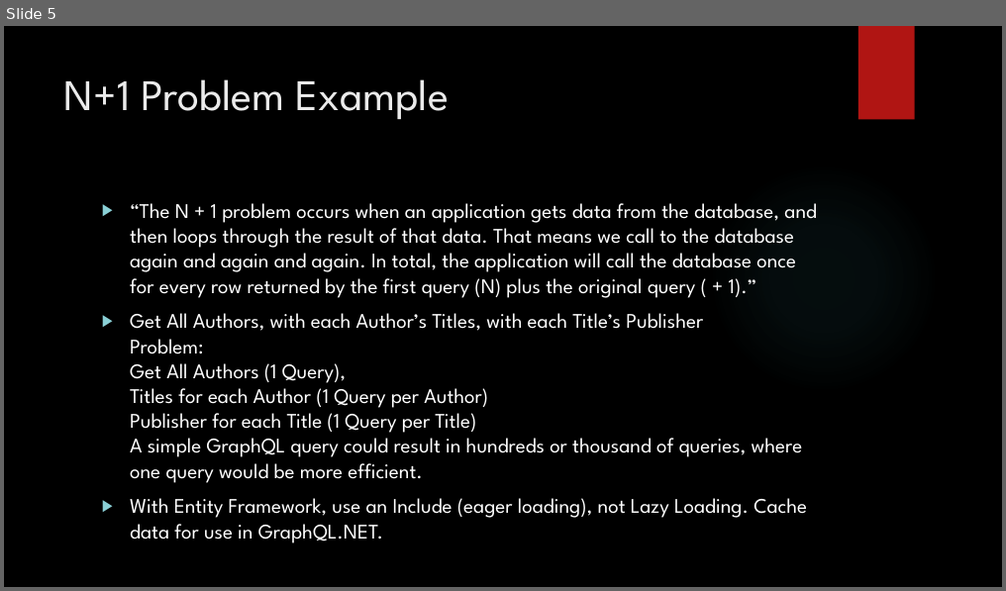
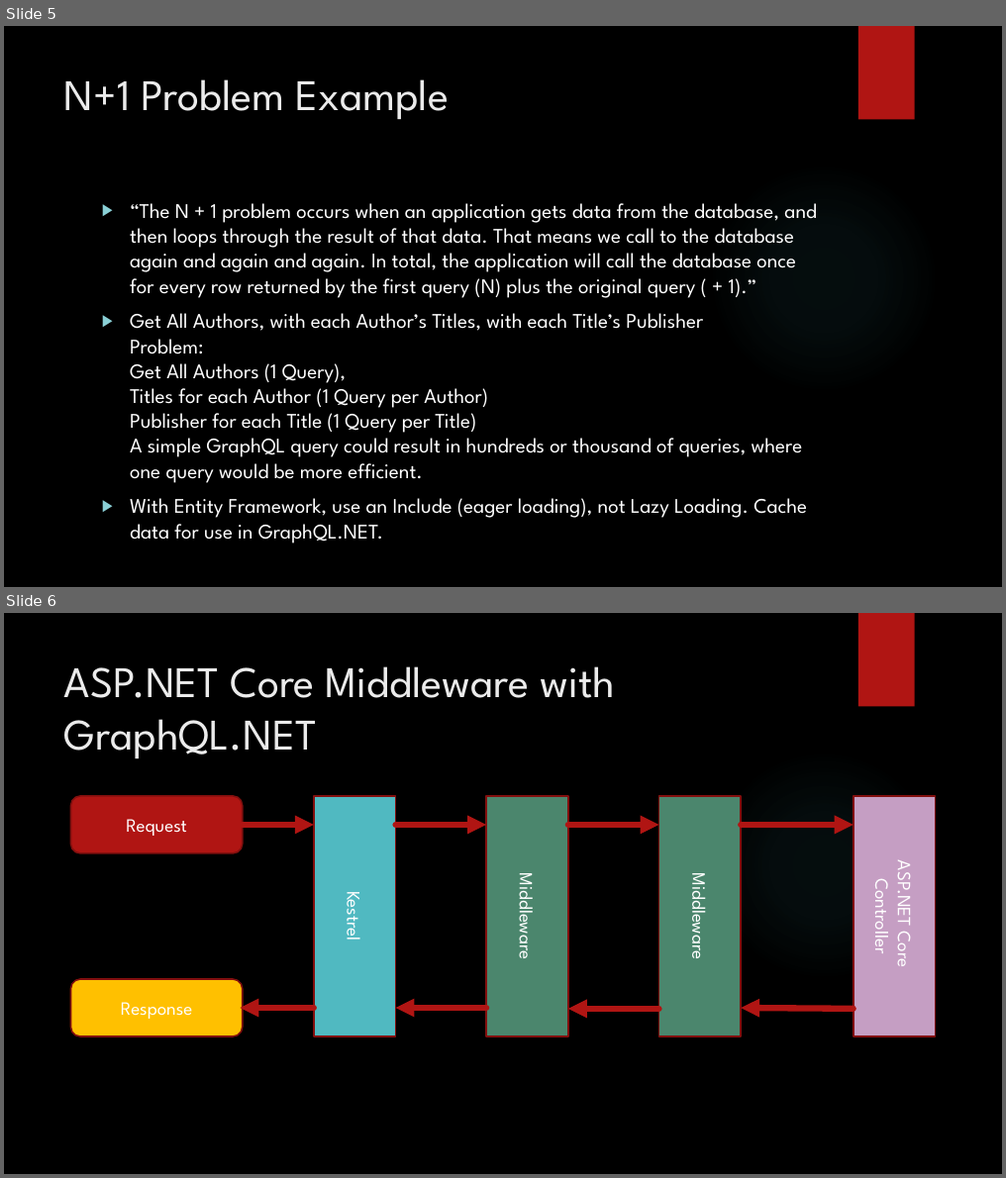
Before and after one commit to DavidStevensonVtex/PubsAndGraphQL.NET, a slide deck: GraphQL.NET.pptx. Shown one above the other, each under a label of ours: slide 5 before the commit, slides 5 and 6 after it. The pictures are 1006x591 and 1006x1178 pixels, drawn with LibreOffice and Linux fonts; fonts in the diff are those of the drawing; background and template pictures are left out. Boxes give left, top, right and bottom in pixels: in the first picture for what was removed or moved away, otherwise in the second. Text is boxed around its words. In the diff, an @@ line names an element or a change of style, - is before the commit and + after.

Commit message:
Update GraphQL.NET.pptx
Added slide on ASP.NET Core Middleware
Updated slide about reasons for GraphQL.

```diff
--- a/GraphQL.NET.pptx
+++ b/GraphQL.NET.pptx
@@ slide 6 added at <box>4,613,1002,1174</box>, background picture (left out); not listed: 2 template elements that a slide beside it also shows @@
@@ title added at <box>64,666,616,759</box>, 42 pt, text #EBEBEB @@
+ASP.NET Core Middleware with GraphQL.NET
@@ rounded rectangle added at <box>70,796,242,854</box>, fill #B01513, outline #82100E 1.5 pt, 18 pt, text #FFFFFF @@
+Request
@@ rectangle added at <box>314,796,396,1037</box>, fill #50B9C1, outline #82100E 1.5 pt, 18 pt, text #FFFFFF @@
+Kestrel
@@ rectangle added at <box>486,796,568,1037</box>, fill #4B866D, outline #82100E 1.5 pt, 18 pt, text #FFFFFF @@
+Middleware
@@ rectangle added at <box>659,796,741,1037</box>, fill #4B866D, outline #82100E 1.5 pt, 18 pt, text #FFFFFF @@
+Middleware
@@ rectangle added at <box>854,796,936,1037</box>, fill #C59EC3, outline #82100E 1.5 pt, 18 pt, text #FFFFFF @@
+ASP.NET Core
+Controller
@@ arrow added from (242, 825) to (314, 825), #B01513 6 pt @@
@@ arrow added from (395, 825) to (486, 825), #B01513 6 pt @@
@@ arrow added from (568, 825) to (659, 825), #B01513 6 pt @@
@@ arrow added from (741, 825) to (853, 825), #B01513 6 pt @@
@@ rounded rectangle added at <box>70,979,242,1037</box>, fill #FFC000, outline #82100E 1.5 pt, 18 pt, text #FFFFFF @@
+Response
@@ arrow added from (314, 1008) to (240, 1008), #B01513 6 pt @@
@@ arrow added from (486, 1008) to (395, 1008), #B01513 6 pt @@
@@ arrow added from (659, 1009) to (568, 1009), #B01513 6 pt @@
@@ arrow added from (853, 1009) to (741, 1008), #B01513 6 pt @@
```
Also in this commit, not shown: 1 slide changed.
